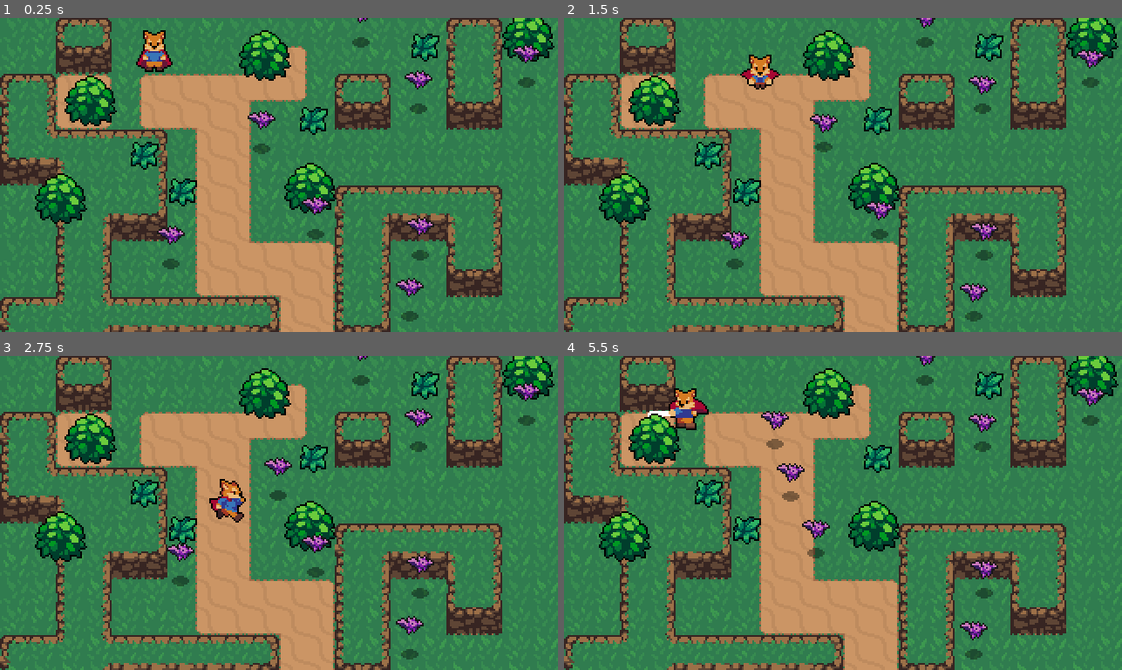
Above: before the commit, frames 1-4 (two rows, left to right).
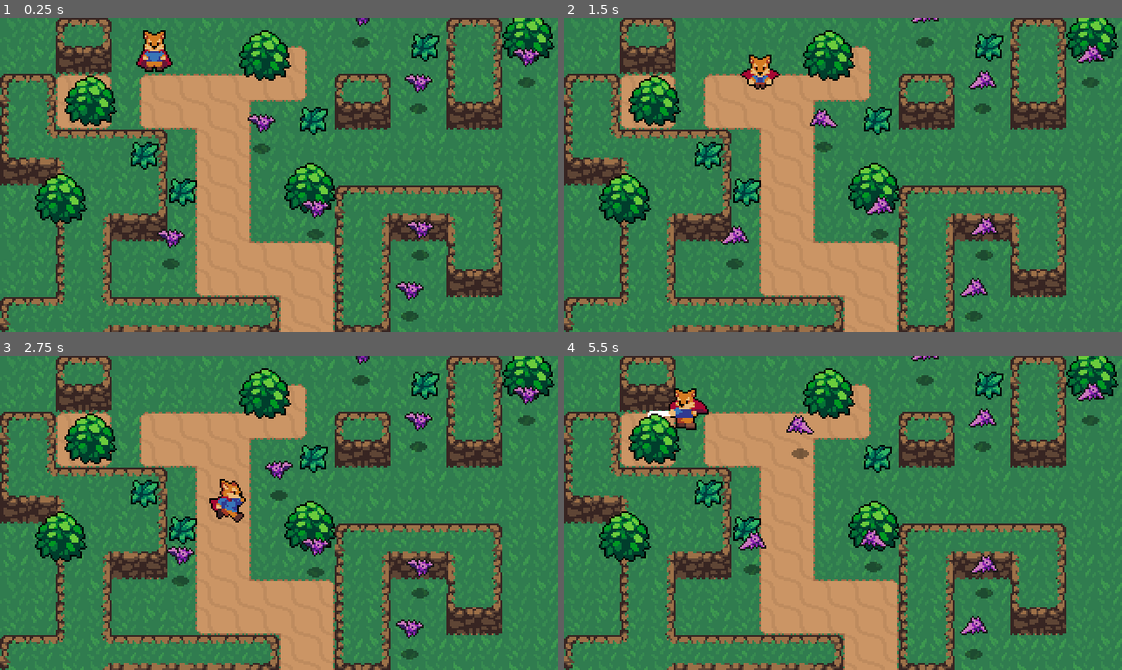
Above: after the commit, the same moments.

Repository: edivancamargo/ActionRpgHeartBeast
Game: Godot game, scene res://World.tscn
Same seed, same stepped clock (60 frames per second), same inputs: the game is played once before the commit and once after it.
Inputs:
- Up to frame 1 (0.25 s): no input
- Up to frame 2 (1.5 s): hold Right (ui_right) 0.53-1.28 s; tap R (attack_action) at 0.6 s; hold Down (ui_down) from 1.28 s (still down); tap Space (roll_action) at 1.35 s
- Up to frame 3 (2.75 s): release Down (ui_down) at 2.03 s; hold Right (ui_right) from 2.03 s (still down); tap R (attack_action) at 2.1 s
- Up to frame 4 (5.5 s): release Right (ui_right) at 2.78 s; hold Up (ui_up) 2.78-3.53 s; tap Space (roll_action) at 2.85, 4.35 s; hold Left (ui_left) 3.53-5.03 s; tap R (attack_action) at 3.6, 5.1 s; hold Down (ui_down) from 5.03 s (still down)

The runs differ from the first frame. In frame 1, 1.3% of the frame differs, in the area x 28-97%, y 0-90%; in frame 2, 1.5%; in frame 3, 1.3%; in frame 4, 2.4%, in the area x 31-97%, y 0-91%.

Commit message:
Flip bat animated sprite to the correct side when chasing the player.

Diff:
--- a/src/CharacterDetails/Stats.gd
+++ b/src/CharacterDetails/Stats.gd
@@ -6,7 +6,6 @@
 signal no_health
 
 func set_damage(damage: int):
-	print("set_damage: " + String(damage))
 	health = health - damage
 	if health <= 0:
 		emit_signal("no_health")
--- a/src/Enemies/Bat.gd
+++ b/src/Enemies/Bat.gd
@@ -16,6 +16,7 @@
 
 onready var stats = $Stats
 onready var playerDetectionZone = $PlayerDetectionZone
+onready var sprite = $AnimatedSprite
 
 var knockback = Vector2.ZERO
 var velocity = Vector2.ZERO
@@ -23,7 +24,6 @@
 
 func _ready():
 	initial_position = self.global_position
-	print(initial_position)
 
 func _physics_process(delta) -> void:
 	knockback = knockback.move_toward(Vector2.ZERO, FRICTION * delta)
@@ -37,23 +37,25 @@
 			pass
 		CHASE:
 			chase_player(delta)
+			sprite.flip_h = velocity.x < 0
 
 	velocity = move_and_slide(velocity)
 
 func seek_player(delta) -> void:
-	print("seek player...")
 	if playerDetectionZone.can_see_player():
 		state = CHASE
 
 func chase_player(delta) -> void:
 	var player = playerDetectionZone.player
 	if player != null:
-#		var direction = (player.global_position - global_position).normalized()
-		var direction = global_position.direction_to(player.global_position) # same as above
+		var direction = (player.global_position - global_position).normalized()
 		velocity = velocity.move_toward(direction * MAX_SPEED, ACCELERATION * delta)
+	else:
+		state = IDLE
 
 func return_to_initial_position() -> void:
 	print("returning to initial position")
+	pass
 
 func _on_Hurtbox_area_entered(area) -> void:
 	stats.set_damage(area.damage)
@@ -63,7 +65,6 @@
 	knockback = area.knockback_vector * 120
 
 func _on_Stats_no_health() -> void:
-	print("no_health listened")
 	queue_free()
 	var enemyDeathEffect = DeathEffect.instance()
 	enemyDeathEffect.position = global_position
--- a/src/Enemies/Bat.tscn
+++ b/src/Enemies/Bat.tscn
@@ -49,9 +49,10 @@
 collision_layer = 16
 script = ExtResource( 4 )
 
-[node name="Sprite" type="AnimatedSprite" parent="."]
+[node name="AnimatedSprite" type="AnimatedSprite" parent="."]
 frames = SubResource( 1 )
 animation = "Fly"
+frame = 1
 playing = true
 offset = Vector2( 0, -12 )
 
--- a/src/Player/Player.gd
+++ b/src/Player/Player.gd
@@ -65,12 +65,12 @@
 
 func attack_animation_finished():
 	# being called multiple times, check why..
-	print("attack anima finished")
+	print("attack animation finished")
 	state = player_state.MOVE
 
 func roll_animation_finished():
 	# being called multiple times, check why..
-	print("roll anima finished")
+	print("roll animation finished")
 	velocity = velocity * 0.4 # avoid to much slide at the end of animation
 	state = player_state.MOVE
 
